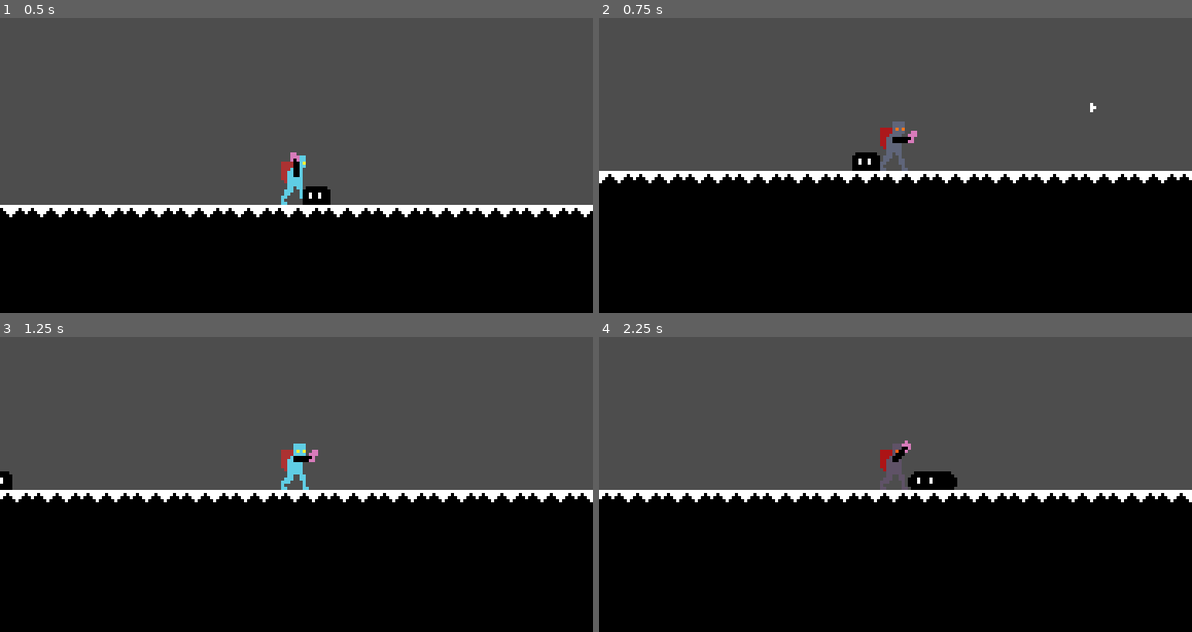
Above: before the commit, frames 1-4 (two rows, left to right).
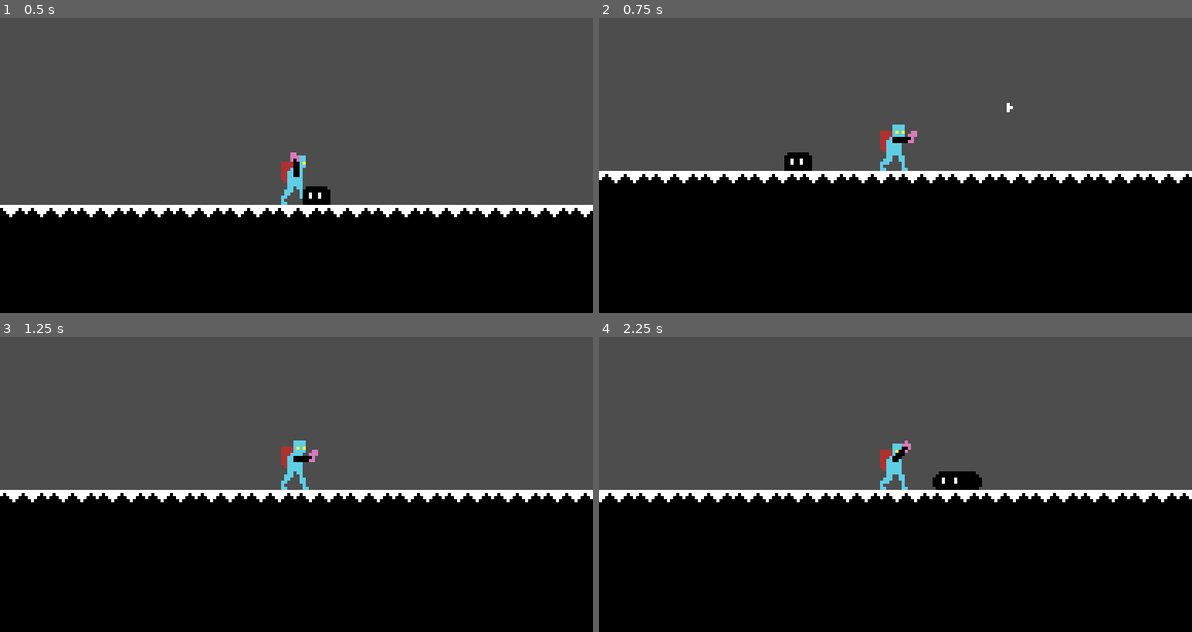
Above: after the commit, the same moments.

Repository: Bbubbee/Qman
Game: Godot game, scene res://scenes/main/main.tscn
Two runs of this game, one before a commit and one after it. Both use one fixed random seed, a clock stepped at 60 frames per second and the inputs below.
Inputs (mouse positions are in pixels of both pictures, inside the frame that each line leads up to):
- Up to frame 1 (0.5 s): no input
- Up to frame 2 (0.75 s): move the mouse to (1025, 130) at 0.52 s; press the mouse at (1025, 130) at 0.53 s; hold D (right) from 0.53 s (still down)
- Up to frame 3 (1.25 s): keep holding D (right); tap Space (jump) at 0.77 s
- Up to frame 4 (2.25 s): move the mouse to (776, 481) at 1.27 s; release the mouse at (776, 481) at 1.28 s; click (776, 481) at 1.35 s; tap Space (jump) at 1.52 s; move the mouse to (954, 393) at 2.02 s; release D (right) at 2.03 s; press the mouse at (954, 393) at 2.03 s; hold A (left) from 2.03 s (still down)

Frame 1 is identical in both runs. In frame 2, 2.1% of the frame differs, in the area x 0-100%, y 28-57%; in frame 3, 1.3%; in frame 4, 2.2%, in the area x 0-100%, y 36-57%.

Commit message:
cleaned up

Diff:
--- a/components/h_boxes/health_component.gd
+++ b/components/h_boxes/health_component.gd
@@ -1,32 +1,23 @@
 extends Node2D
 class_name HealthComponent
+
+## Prerequisites:
+## 	- An actor with means to handle the handle_attack signal.
 
 @export var actor: Node2D
 @export var max_health: float = 5.0
 @onready var health: float = max_health
 
-signal handle_attack(attack: Hitbox)
+signal handle_attack(attack: Hitbox, has_died: bool)
 
 
 func take_damage(attack: Hitbox):
-	# Damage the actor.
 	health -= attack.damage
 
-	handle_attack.emit(attack)
+	# Handle the direction of knockback.
+	print(attack.direction)
 
-	# Handle functionality of getting hit here, if exists.
-	# Usually this means transitioning into a damaged state.
-	if actor:
-		if "attack_incoming" in actor:
-			actor.attack_incoming = attack
-
-	# The actor has died.
-	if health <= 0:
-		# Handle death functionality here, if exists.
-		# Usuall this means transitioning into a death state.
-		if "has_died" in actor:
-			actor.has_died = true
-
-		# Free the actor if there is no funcionality for death.
-		else:
-			actor.queue_free()
+	if health >= 0:
+		handle_attack.emit(attack, false)
+	else:
+		handle_attack.emit(attack, true)
--- a/components/h_boxes/hitbox.gd
+++ b/components/h_boxes/hitbox.gd
@@ -14,6 +14,6 @@
 """
 
 @export var damage: float = 1.0
-@export var knocback: float = 0.0
+@export var knockback: float = 100.0
 var direction
 	# The direction in which actors will be knocked back.
--- a/components/h_boxes/hurtbox.gd
+++ b/components/h_boxes/hurtbox.gd
@@ -10,7 +10,4 @@
 func _on_hitbox_entered(hitbox: Hitbox) -> void:
 	if not hitbox and not health_component: return
 
-	# Set the direction of the hitbox.
-	#print(hitbox.global_position)
-
 	health_component.take_damage(hitbox)
--- a/scenes/enemies/basic_enemy/enemy.gd
+++ b/scenes/enemies/basic_enemy/enemy.gd
@@ -6,8 +6,6 @@
 @onready var sprite_2d: Sprite2D = $General/Sprite
 @onready var animator: AnimationPlayer = $General/Animator
 
-var has_died: bool = false
-
 # Get the gravity from the project settings to be synced with RigidBody nodes.
 var gravity: int = ProjectSettings.get_setting("physics/2d/default_gravity")
 
@@ -15,5 +13,8 @@
 	state_machine.init(self)
 
 
-func _on_health_component_handle_attack(attack: Hitbox) -> void:
-	state_machine.force_transition("damaged", attack)
+func _on_health_component_handle_attack(attack: Hitbox, has_died: bool = false) -> void:
+	if has_died:
+		state_machine.force_transition("death")
+	else:
+		state_machine.force_transition("damaged", attack)
--- a/scenes/enemies/basic_enemy/enemy_damaged_state.gd
+++ b/scenes/enemies/basic_enemy/enemy_damaged_state.gd
@@ -15,21 +15,13 @@
 
 	# Knockback.
 	#actor.velocity.x = 100
-	actor.velocity = attack.direction * 100
-
-
-
-
-
+	actor.velocity = attack.direction * attack.knockback
 
 
 
 func physics_process(delta: float) -> void:
 	actor.move_and_slide()
 
-	if actor.has_died:
-		transition.emit(self, "death")
-
 	# Transition to wander after a cooldown.
 	timer -= delta
 	if timer < 0:
--- a/scenes/enemies/basic_enemy/enemy_wander_state.gd
+++ b/scenes/enemies/basic_enemy/enemy_wander_state.gd
@@ -27,8 +27,6 @@
 	# Wander.
 	actor.velocity.x = move_direction * actor.SPEED
 
-	if actor.has_died:
-		transition.emit(self, "death")
 
 	# Follow the player if close enough.
 	if player:
--- a/scenes/player/actions/gust.gd
+++ b/scenes/player/actions/gust.gd
@@ -4,6 +4,9 @@
 @export var speed = 125.0
 var direction: Vector2
 
+func init(dir: Vector2, pos: Vector2):
+	self.direction = dir
+	global_position = pos
 
 func _physics_process(delta: float) -> void:
 	global_position += (speed * direction) * delta
--- a/scenes/player/actions/gust.tscn
+++ b/scenes/player/actions/gust.tscn
@@ -18,6 +18,7 @@
 [node name="Hitbox" parent="." instance=ExtResource("2_q8jho")]
 collision_layer = 8
 collision_mask = 5
+knockback = 400.0
 
 [node name="Collider" parent="Hitbox" index="0"]
 position = Vector2(0.5, 0)
--- a/scenes/player/states/aim.gd
+++ b/scenes/player/states/aim.gd
@@ -18,8 +18,8 @@
 		var gust = GUST.instantiate()
 
 		var direction = actor.get_global_mouse_position() - actor.global_position
-		gust.global_position = actor.bullet_marker.global_position
-		gust.direction = direction.normalized()
+		direction = direction.normalized()
+		gust.init(direction, actor.bullet_marker.global_position)
 
 		var root = get_tree().get_root()
 		root.add_child(gust)
--- a/scenes/player/states/state_machine.gd
+++ b/scenes/player/states/state_machine.gd
@@ -65,7 +65,7 @@
 
 
 ## Safe forced transition.
-func force_transition(new_state_name: String, enter_params):
+func force_transition(new_state_name: String, enter_params = null):
 	# Warning. Ensure finished_transitioning is set to true so this doesn't loop
 	# forever.
 	var backup = 50
